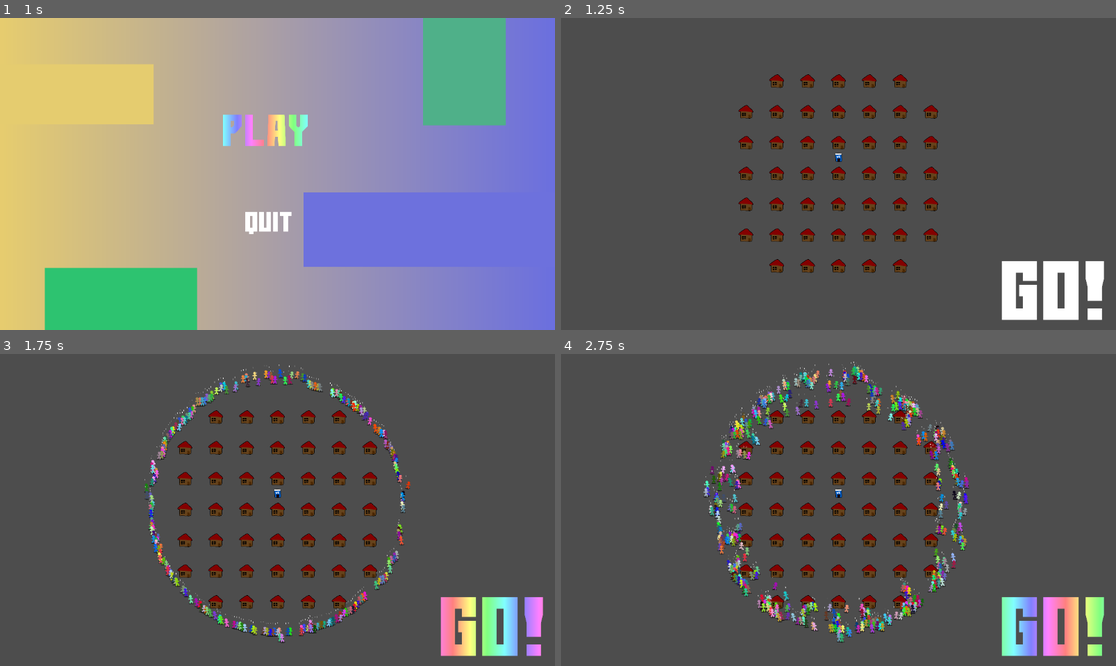
Above: before the commit, frames 1-4 (two rows, left to right).
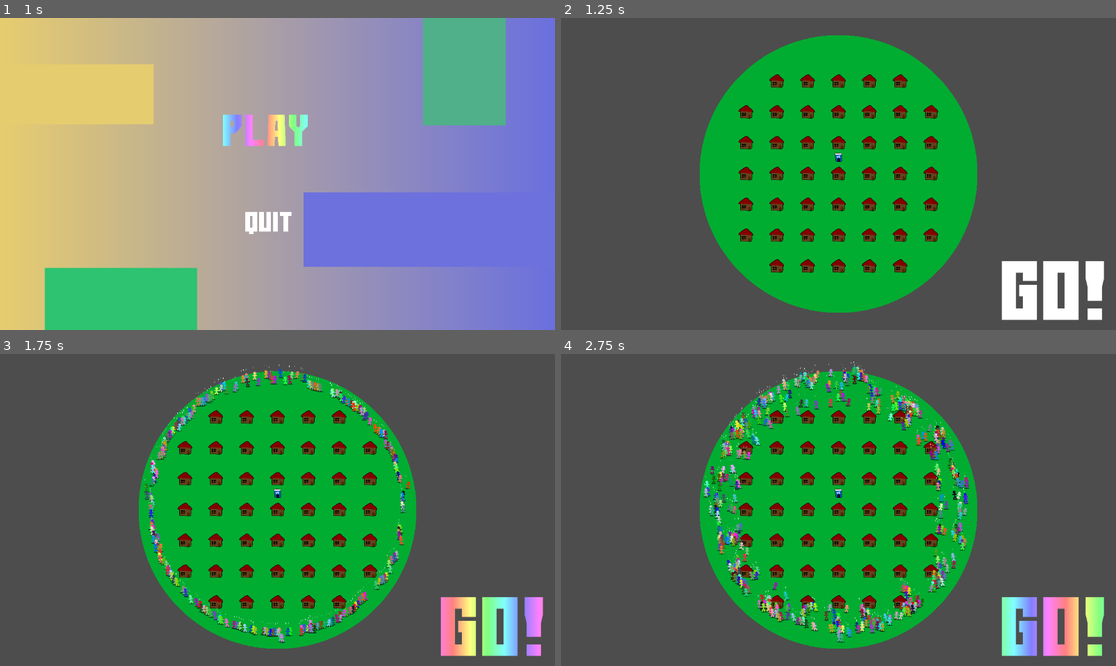
Above: after the commit, the same moments.

Repository: Viggzta/gmtk-jam-2024
Game: Godot game, scene res://main_menu.tscn
The game is run twice, just before and just after one commit, with the same random seed, the same clock (stepped at 60 frames per second) and the same inputs. Sound files missing from this copy of the repository are replaced by a short silence.
Inputs (mouse positions are in pixels of both pictures, inside the frame that each line leads up to):
- Up to frame 1 (1 s): click (271, 130) at 0.5 s
- Up to frame 2 (1.25 s): no input
- Up to frame 3 (1.75 s): click (493, 625) at 1.25 s
- Up to frame 4 (2.75 s): click (1054, 625) at 2 s

Frame 1 is identical in both runs. In frame 2, 32% of the frame differs, in the area x 25-75%, y 5-95%; in frame 3, 30%; in frame 4, 28%.

Commit message:
Grass stuff

Diff:
--- a/src/scenes/camera.gd
+++ b/src/scenes/camera.gd
@@ -1,6 +1,6 @@
 extends Camera2D
 
-signal zoom_changed(new_zoom_factor: float)
+signal zoom_changed(new_zoom_factor: Vector2)
 
 var target_zoom: Vector2
 
--- a/src/scenes/levels/background_control.gd
+++ b/src/scenes/levels/background_control.gd
@@ -2,5 +2,5 @@
 
 @onready var color_rect: ColorRect = $ColorRect
 
-func _on_camera_zoom_changed(new_zoom_factor: float) -> void:
-	color_rect.material.set_shader_param("scale", new_zoom_factor)
+func _on_camera_zoom_changed(new_zoom_factor: Vector2) -> void:
+	color_rect.material.set_shader_parameter("scale", new_zoom_factor)
--- a/src/scenes/levels/the_level.gd
+++ b/src/scenes/levels/the_level.gd
@@ -51,6 +51,8 @@
 
 func _ready() -> void:
 	_create_build_spots(buildable_radius)
+	var background_control: Control = $BackgroundControl
+	background_control.process_mode = Node.PROCESS_MODE_DISABLED
 
 func _input(event: InputEvent) -> void:
 	if event is InputEventKey:
--- a/src/scenes/levels/the_level.tscn
+++ b/src/scenes/levels/the_level.tscn
@@ -1,7 +1,8 @@
-[gd_scene load_steps=10 format=3 uid="uid://7q2324t0mnuw"]
+[gd_scene load_steps=11 format=3 uid="uid://7q2324t0mnuw"]
 
 [ext_resource type="Script" path="res://scenes/levels/the_level.gd" id="1_vl667"]
 [ext_resource type="PackedScene" uid="uid://d3r14xo6jdyqj" path="res://scenes/camera.tscn" id="2_1diri"]
+[ext_resource type="Script" path="res://scenes/levels/background_control.gd" id="2_s734i"]
 [ext_resource type="PackedScene" path="res://scenes/buildings/shithouse.tscn" id="3_q6e3f"]
 [ext_resource type="PackedScene" uid="uid://k2865pts53gq" path="res://scenes/hud.tscn" id="4_2f8vd"]
 [ext_resource type="PackedScene" uid="uid://ci78tpn52jqrb" path="res://scenes/ui/settings_control.tscn" id="4_v4ej8"]
@@ -20,15 +21,14 @@
 buildable_radius = 4.0
 
 [node name="BackgroundControl" type="Control" parent="."]
-visible = false
 z_index = -4096
 layout_mode = 3
 anchors_preset = 0
 offset_right = 40.0
 offset_bottom = 40.0
+script = ExtResource("2_s734i")
 
 [node name="ColorRect" type="ColorRect" parent="BackgroundControl"]
-visible = false
 material = ExtResource("5_dbp6e")
 layout_mode = 1
 anchors_preset = 8
@@ -86,4 +86,5 @@
 script = ExtResource("7_ouja1")
 
 [connection signal="pressed" from="CanvasLayer/Control/Hud" to="." method="_on_hud_pressed"]
+[connection signal="zoom_changed" from="Camera" to="BackgroundControl" method="_on_camera_zoom_changed"]
 [connection signal="finished" from="MusicPlayer" to="MusicPlayer" method="_on_finished"]
--- a/src/scenes/npc/splat.gd
+++ b/src/scenes/npc/splat.gd
@@ -10,7 +10,3 @@
 
 func _on_timer_end() -> void:
 	queue_free()
-
-# Called every frame. 'delta' is the elapsed time since the previous frame.
-func _process(delta: float) -> void:
-	pass
--- a/src/scripts/level_base/background.gdshader
+++ b/src/scripts/level_base/background.gdshader
@@ -1,12 +1,12 @@
 shader_type canvas_item;
 
 uniform sampler2D inTexture;
-uniform float scale = 1.0;
+uniform vec2 scale = vec2(1., 1.);
 
 void fragment() {
     vec2 viewport_size = 1.0 / SCREEN_PIXEL_SIZE;
     float aspect_ratio = viewport_size.x / viewport_size.y;
-	vec2 backgroundUV = (VERTEX / 1000.0) * scale;
+	vec2 backgroundUV = VERTEX / 1000.0 / scale;
 	vec4 bg = texture(inTexture, backgroundUV);
 
     vec2 position = (UV  - 0.5) * aspect_ratio;
Not shown: 1 places in src/scenes/test/henrik/intro_test.tscn that only renumber resources
